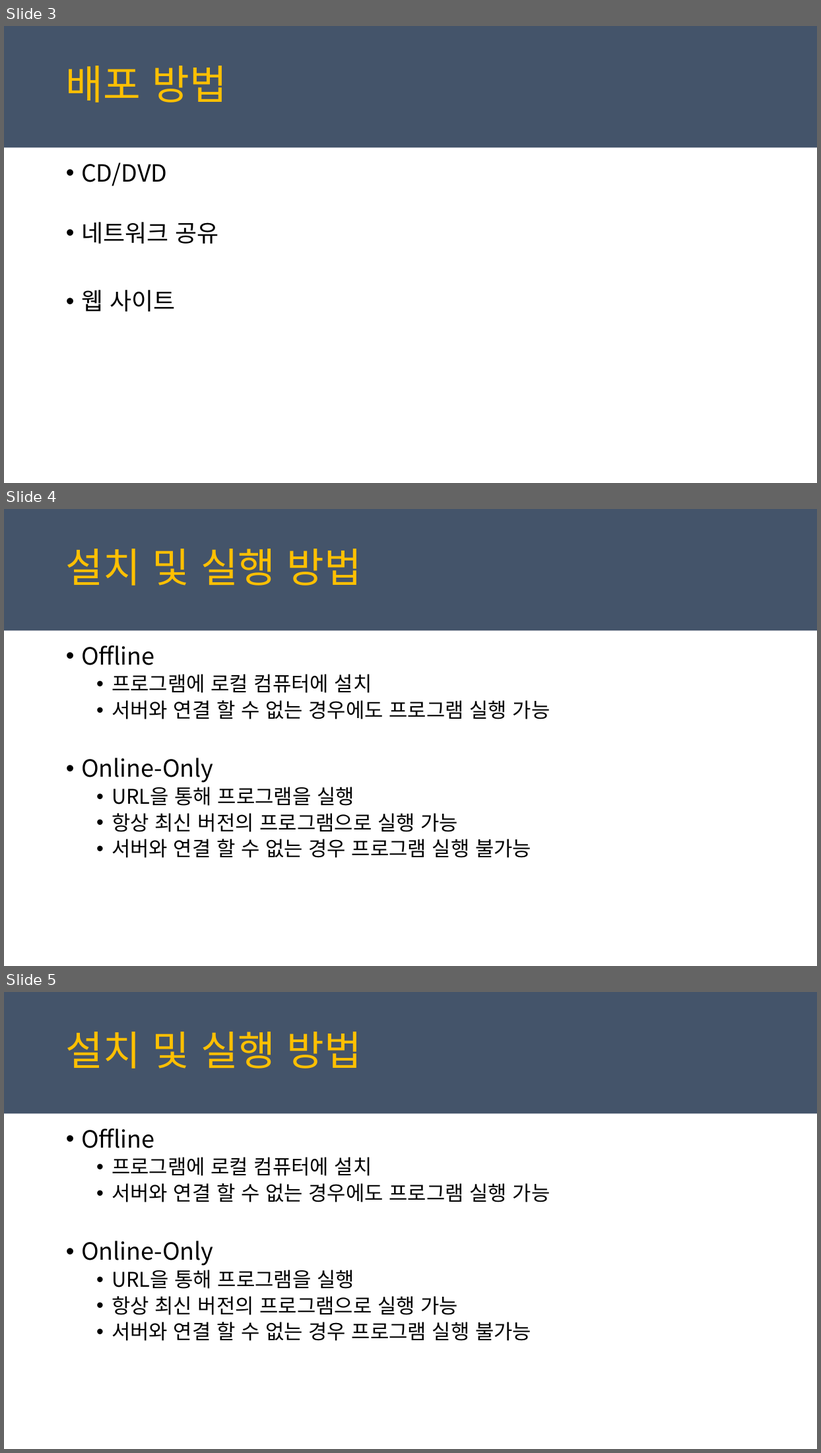
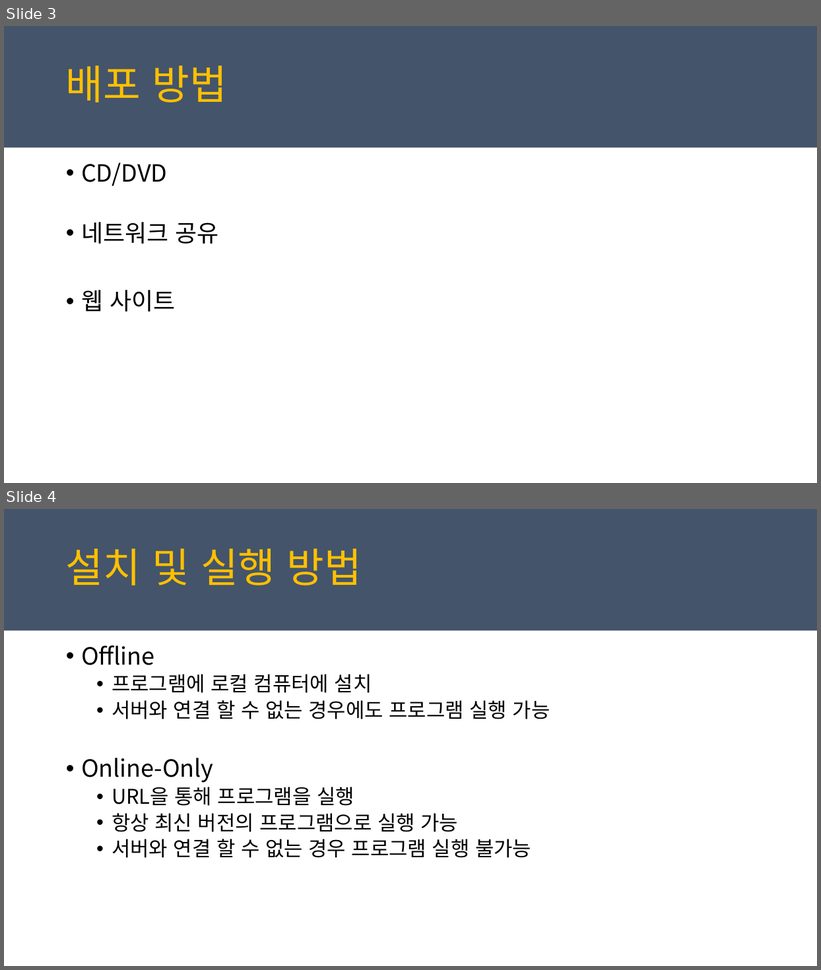
Before and after one commit to juniair/Summary-PPT, a slide deck: ClickOnce.pptx. Shown one above the other, each under a label of ours: slides 3, 4 and 5 before the commit, slides 3 and 4 after it. The pictures are 821x1453 and 821x970 pixels, drawn with LibreOffice and Linux fonts; fonts in the diff are those of the drawing. Boxes give left, top, right and bottom in pixels: in the first picture for what was removed or moved away, otherwise in the second. Text is boxed around its words. In the diff, an @@ line names an element or a change of style, - is before the commit and + after.

```diff
--- a/ClickOnce.pptx
+++ b/ClickOnce.pptx
@@ slide 4 removed at [4, 509, 817, 966], background #FFFFFF; not listed: 1 template element that a slide beside it also shows @@
@@ text removed at [66, 549, 362, 586] @@
-설치 및 실행 방법
@@ text removed at [81, 646, 550, 858] @@
-• Offline
-  • 프로그램에 로컬 컴퓨터에 설치
-  • 서버와 연결 할 수 없는 경우에도 프로그램 실행 가능
-• Online-Only
-  • URL을 통해 프로그램을 실행
-  • 항상 최신 버전의 프로그램으로 실행 가능
-  • 서버와 연결 할 수 없는 경우 프로그램 실행 불가능
@@ what was slide 5 is now slide 4 @@
```
Also in this commit, not shown: 22 other files.
